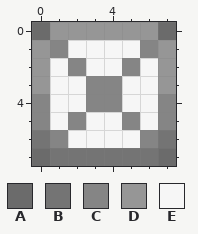
Pixel-art file, stored at Assets/Game/Items/Cargo/Sprites/Cargo.aseprite. That is the earlier state.
8x8 pixels, 1 frame.
Palette (. is transparent): A #6b6b6b  B #747474  C #858585  D #969696  E #f6f6f6
After:
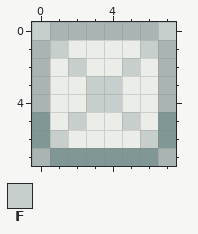
Colours new in this view: F #c7cfcc
Diff:
Colour B changes from #747474 to #819796.
Colour D changes from #969696 to #a8b5b2.
Colour E changes from #f6f6f6 to #ebede9.
The edit turns colour C into colour B in row 5 at x 0 and 7.
The edit turns colour A into colour D in row 7 at x 0 and 7.
The edit turns colour C into colour D in row 4 at x 0 and 7.
The edit turns colour A into colour F in row 0 at x 0 and 7.
The edit turns colour C into colour F in row 1 at x 1 and 6; in row 2 at x 2 and 5; in rows 3 to 4 at x 3 to 4; in row 5 at x 2 and 5; in row 6 at x 1 and 6.
